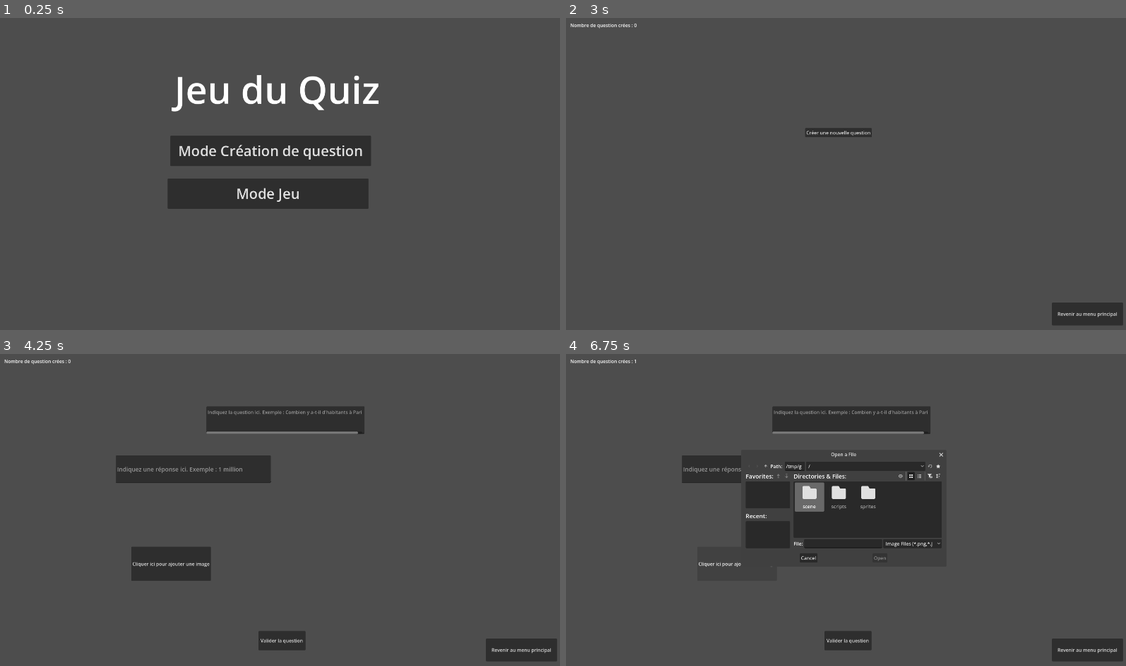
Above: before the commit, frames 1-4 (two rows, left to right).
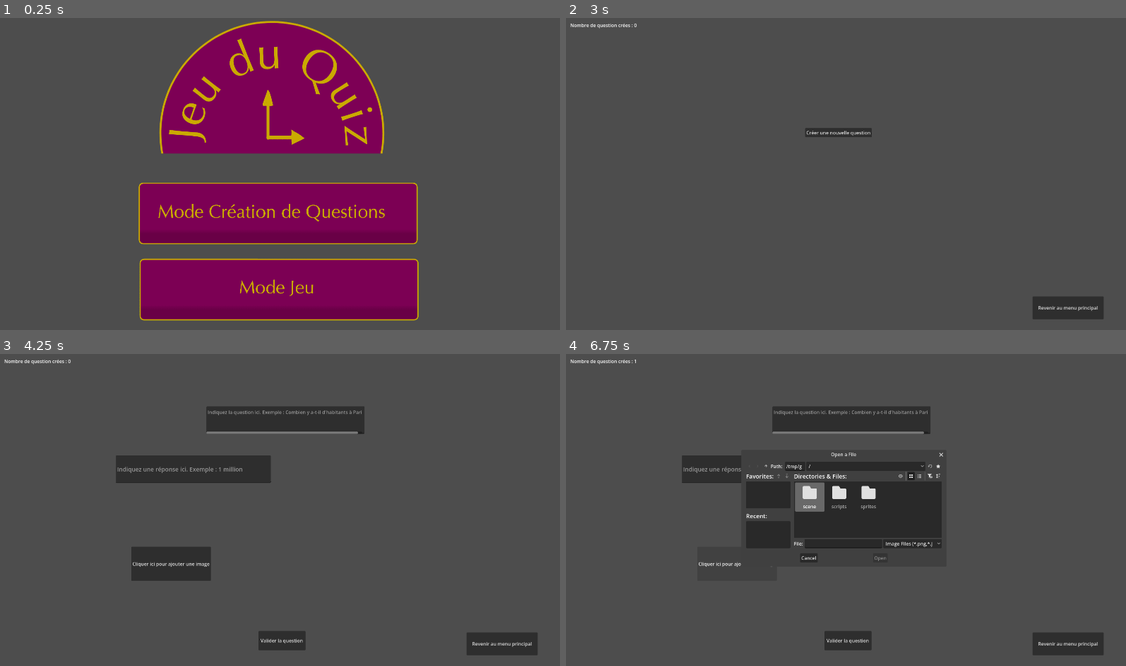
Above: after the commit, the same moments.

Repository: GeekhaNoth/projet-lab
Game: Godot game, scene res://scene/main_scene.tscn
Two runs of this game, one before a commit and one after it. Both use one fixed random seed, a clock stepped at 60 frames per second and the inputs below.
Inputs (mouse positions are in pixels of both pictures, inside the frame that each line leads up to; where the layout moved, square brackets give the same spot in the first picture):
- Up to frame 1 (0.25 s): no input
- Up to frame 2 (3 s): click (846, 208) [834, 152] at 0.5 s; click "Revenir au menu principal" at 1.25 s; click (846, 289) [834, 192] at 2 s; click (846, 208) [834, 152] at 2.75 s
- Up to frame 3 (4.25 s): click "Créer une nouvelle question" at 3.5 s
- Up to frame 4 (6.75 s): click (851, 419) at 4.27 s; type "12" at 4.35 s; click (762, 469) at 4.5 s; type "12" at 4.58 s; click "Valider la question" at 5 s; click "Créer une nouvelle question" at 5.75 s; click "Cliquer ici pour ajouter une …" at 6.5 s

The runs differ from the first frame. In frame 1, 36% of the frame differs, in the area x 24-75%, y 0-98%; in frame 2, 0.9%; in frame 3, 0.9%; in frame 4, 1.2%.
Error in both runs: Invalid access of index '0' on a base object of type: 'Array'. (res://scripts/question_manager.gd:54)

Commit message:
add asset on scene

Diff:
--- a/scene/main_scene.tscn
+++ b/scene/main_scene.tscn
@@ -1,6 +1,9 @@
 [gd_scene format=3 uid="uid://6nc6was200b0"]
 
 [ext_resource type="Script" uid="uid://bf5kw7d7ovvyq" path="res://main_scene.gd" id="1_wgwml"]
+[ext_resource type="Texture2D" uid="uid://djsr8itdrvbm0" path="res://sprites/MenuAsset/UIProjetLogo.png" id="2_4wnd8"]
+[ext_resource type="Texture2D" uid="uid://76v2l3pwhtik" path="res://sprites/MenuAsset/UIProjetModeCreation.png" id="3_x5n27"]
+[ext_resource type="Texture2D" uid="uid://bh7cjm5021od4" path="res://sprites/MenuAsset/UIProjetModeJeu.png" id="4_jsie2"]
 
 [node name="MainScene" type="Node2D" unique_id=436053502]
 script = ExtResource("1_wgwml")
@@ -8,6 +11,7 @@
 [node name="MainMenu" type="Node2D" parent="." unique_id=564121698]
 
 [node name="Label" type="Label" parent="MainMenu" unique_id=891496907]
+visible = false
 offset_left = 497.0
 offset_top = 73.0
 offset_right = 1419.0
@@ -18,22 +22,43 @@
 vertical_alignment = 1
 
 [node name="Sprite2D" type="Sprite2D" parent="MainMenu" unique_id=1913160183]
+position = Vector2(962, 225)
+scale = Vector2(0.7, 0.7)
+texture = ExtResource("2_4wnd8")
 
 [node name="CreationButton" type="Button" parent="MainMenu" unique_id=1660146827]
-offset_left = 594.0
-offset_top = 402.0
-offset_right = 1277.0
-offset_bottom = 506.0
+anchors_preset = 8
+anchor_left = 0.5
+anchor_top = 0.5
+anchor_right = 0.5
+anchor_bottom = 0.5
+offset_top = 500.0
+offset_right = 3840.0
+offset_bottom = 1108.0
+grow_horizontal = 2
+grow_vertical = 2
+scale = Vector2(0.5, 0.5)
 theme_override_font_sizes/font_size = 48
-text = "Mode Création de question"
+icon = ExtResource("3_x5n27")
+flat = true
+icon_alignment = 1
 
 [node name="GameButton" type="Button" parent="MainMenu" unique_id=1575540725]
-offset_left = 585.0
-offset_top = 548.0
-offset_right = 1268.0
-offset_bottom = 652.0
+anchors_preset = 8
+anchor_left = 0.5
+anchor_top = 0.5
+anchor_right = 0.5
+anchor_bottom = 0.5
+offset_top = 776.0
+offset_right = 3840.0
+offset_bottom = 1384.0
+grow_horizontal = 2
+grow_vertical = 2
+scale = Vector2(0.5, 0.5)
 theme_override_font_sizes/font_size = 48
-text = "Mode Jeu"
+icon = ExtResource("4_jsie2")
+flat = true
+icon_alignment = 1
 
 [connection signal="pressed" from="MainMenu/CreationButton" to="." method="_on_creation_button_pressed"]
 [connection signal="pressed" from="MainMenu/GameButton" to="." method="_on_game_button_pressed"]
--- a/scene/question_maker.tscn
+++ b/scene/question_maker.tscn
@@ -178,10 +178,10 @@
 text = "Nombre de question crées"
 
 [node name="QuizButton" type="Button" parent="." unique_id=1709492690]
-offset_left = 1668.0
-offset_top = 972.0
-offset_right = 1910.0
-offset_bottom = 1050.0
+offset_left = 1602.0
+offset_top = 951.0
+offset_right = 1844.0
+offset_bottom = 1029.0
 text = "Revenir au menu principal"
 autowrap_mode = 3
 
